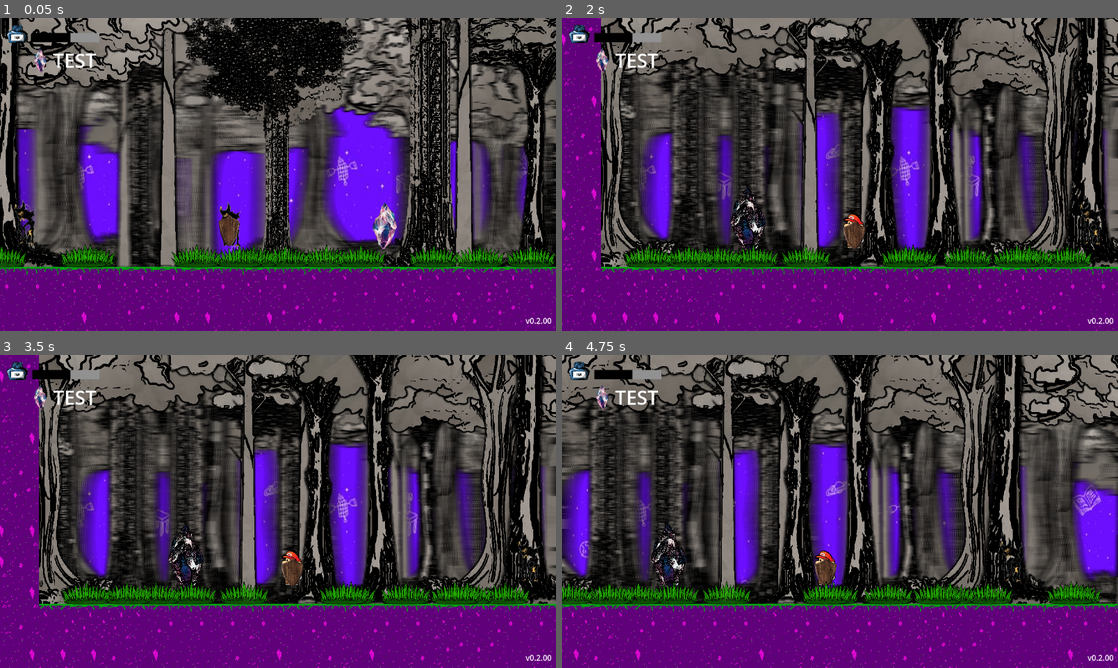
Above: before the commit, frames 1-4 (two rows, left to right).
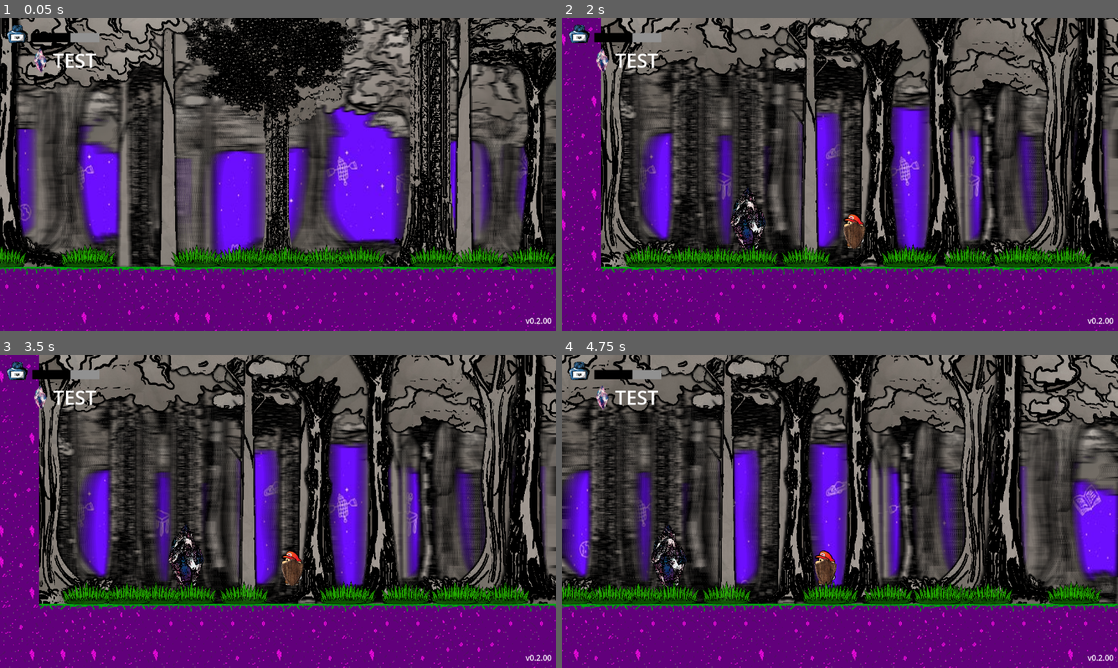
Above: after the commit, the same moments.

Repository: Jontaybr24/ShardsOfEikyo
Game: Godot game, scene res://Scenes/Levels/arena.tscn
Same seed, same stepped clock (60 frames per second), same inputs: the game is played once before the commit and once after it. Sound files missing from this copy of the repository are replaced by a short silence.
Inputs:
- Up to frame 1 (0.05 s): no input
- Up to frame 2 (2 s): tap Enter (confirm) at 0.5 s; hold A (attack) 0.53-1.28 s; hold Right (right) from 0.53 s (still down); tap Space (jump) at 0.77, 1.52 s; tap D (block) at 1.35 s
- Up to frame 3 (3.5 s): release Right (right) at 2.03 s; hold Left (left) 2.03-2.78 s; hold C (channel_hold) 2.03-2.78 s; hold Right (right) from 2.78 s (still down); tap Enter (confirm) at 2.85 s; tap Space (jump) at 3.02 s
- Up to frame 4 (4.75 s): hold Shift (dash) 3.53-4.28 s; tap Space (jump) at 3.77, 4.52 s; release Right (right) at 4.28 s; hold Left (left) from 4.28 s (still down); tap S (heal) at 4.35 s

The runs differ from the first frame. In frame 1, 1.0% of the frame differs, in the area x 2-72%, y 58-74%; in frame 2, 0.2%; in frame 3, 0.2%; in frame 4, 0.2%.
Error in both runs: Invalid access to property or key 'ELEMENTS' on a base object of type 'Nil'. (res://Scripts/naiko.gd:17)

Commit message:
started new spawning system, but enemies aren't where they're supposed to be

Diff:
--- a/Scenes/Enemies/enemy.tscn
+++ b/Scenes/Enemies/enemy.tscn
@@ -2,7 +2,7 @@
 
 [ext_resource type="Script" uid="uid://bxos1dxrcaecq" path="res://Scripts/Enemies/enemy.gd" id="1_haj6g"]
 [ext_resource type="Texture2D" uid="uid://bi5m0nhra6f01" path="res://Temp Assets/inkling.png" id="2_beuat"]
-[ext_resource type="Script" uid="uid://bxrow5r6qo6q0" path="res://Scripts/loot_entry.gd" id="2_pko3b"]
+[ext_resource type="Script" uid="uid://bxrow5r6qo6q0" path="res://Scripts/Collectables/loot_entry.gd" id="2_pko3b"]
 [ext_resource type="PackedScene" uid="uid://cg08bdjycug3k" path="res://Scenes/Collectables/ink_crystal.tscn" id="2_ycxl0"]
 [ext_resource type="PackedScene" uid="uid://pad4mnxfr5el" path="res://Scenes/Collectables/crystal_shard.tscn" id="4_53ao7"]
 [ext_resource type="Texture2D" uid="uid://bsryb5srthmqs" path="res://Temp Assets/ink.png" id="5_beuat"]
--- a/Scenes/Enemies/quick_inkling.tscn
+++ b/Scenes/Enemies/quick_inkling.tscn
@@ -1,7 +1,7 @@
 [gd_scene format=3 uid="uid://bd53ynllc0vex"]
 
 [ext_resource type="Script" uid="uid://cbwl6jppk3rcq" path="res://Scripts/Enemies/quick_inkling.gd" id="1_vffms"]
-[ext_resource type="Script" uid="uid://bxrow5r6qo6q0" path="res://Scripts/loot_entry.gd" id="2_55nwv"]
+[ext_resource type="Script" uid="uid://bxrow5r6qo6q0" path="res://Scripts/Collectables/loot_entry.gd" id="2_55nwv"]
 [ext_resource type="Texture2D" uid="uid://c5u7w332vcc3y" path="res://Temp Assets/speedster.png" id="2_daoxt"]
 [ext_resource type="PackedScene" uid="uid://cg08bdjycug3k" path="res://Scenes/Collectables/ink_crystal.tscn" id="2_udkui"]
 [ext_resource type="PackedScene" uid="uid://pad4mnxfr5el" path="res://Scenes/Collectables/crystal_shard.tscn" id="4_rbluy"]
--- a/Scenes/Enemies/shooter.tscn
+++ b/Scenes/Enemies/shooter.tscn
@@ -1,7 +1,7 @@
 [gd_scene format=3 uid="uid://c54walp1wq66d"]
 
 [ext_resource type="Script" uid="uid://eirtb0po2cvp" path="res://Scripts/Enemies/shooter.gd" id="1_em7em"]
-[ext_resource type="Script" uid="uid://bxrow5r6qo6q0" path="res://Scripts/loot_entry.gd" id="2_gw3vm"]
+[ext_resource type="Script" uid="uid://bxrow5r6qo6q0" path="res://Scripts/Collectables/loot_entry.gd" id="2_gw3vm"]
 [ext_resource type="Texture2D" uid="uid://q0ddc2f61u1k" path="res://Temp Assets/shard.png" id="2_n5ife"]
 [ext_resource type="Texture2D" uid="uid://bsibkr1lwtye" path="res://Temp Assets/Screenshot 2025-11-10 210536.png" id="3_flciy"]
 [ext_resource type="PackedScene" uid="uid://cg08bdjycug3k" path="res://Scenes/Collectables/ink_crystal.tscn" id="3_to03w"]
--- a/Scenes/Levels/arena.tscn
+++ b/Scenes/Levels/arena.tscn
@@ -7,11 +7,9 @@
 [ext_resource type="PackedScene" uid="uid://1yxwbn1lok2i" path="res://Scenes/naiko.tscn" id="4_54ufs"]
 [ext_resource type="Script" uid="uid://do05bsbviqpwu" path="res://Scripts/Gameplay/camera.gd" id="4_w8qsr"]
 [ext_resource type="PackedScene" uid="uid://dnmafchlweesy" path="res://Scenes/Scenery/parallax.tscn" id="7_i706s"]
-[ext_resource type="PackedScene" uid="uid://b3jkcmkg7ln00" path="res://Scenes/Enemies/enemy.tscn" id="8_f2xt7"]
-[ext_resource type="PackedScene" uid="uid://c54walp1wq66d" path="res://Scenes/Enemies/shooter.tscn" id="9_2ye47"]
 [ext_resource type="PackedScene" uid="uid://b641qljir7yua" path="res://Scenes/World Items/spawn_crystal.tscn" id="9_pfw2s"]
-[ext_resource type="PackedScene" uid="uid://bd53ynllc0vex" path="res://Scenes/Enemies/quick_inkling.tscn" id="10_70hmg"]
 [ext_resource type="PackedScene" uid="uid://c821ktuee67tw" path="res://Scenes/layer_holder.tscn" id="11_2ye47"]
+[ext_resource type="PackedScene" uid="uid://cvs3b2k8lut58" path="res://Scenes/spawn_point.tscn" id="13_vw7s7"]
 
 [sub_resource type="TileSetAtlasSource" id="TileSetAtlasSource_7fubs"]
 texture = ExtResource("1_54ufs")
@@ -145,25 +143,5 @@
 [node name="Checkpoint" parent="." unique_id=264271652 instance=ExtResource("9_pfw2s")]
 position = Vector2(-1870, -93)
 
-[node name="Enemy" parent="." unique_id=1836850152 instance=ExtResource("8_f2xt7")]
-position = Vector2(-1165, -76)
-
-[node name="Enemy2" parent="." unique_id=616443274 instance=ExtResource("8_f2xt7")]
-position = Vector2(-740, -72)
-armor = 20
-
-[node name="Shooter" parent="." unique_id=440473195 instance=ExtResource("9_2ye47")]
-position = Vector2(-417, -84)
-
-[node name="Enemy3" parent="." unique_id=98831997 instance=ExtResource("8_f2xt7")]
-position = Vector2(-40, -65)
-
-[node name="Enemy4" parent="." unique_id=1260377493 instance=ExtResource("8_f2xt7")]
-position = Vector2(344, -48)
-armor = 20
-
-[node name="Speedster" parent="." unique_id=1710381249 instance=ExtResource("10_70hmg")]
-position = Vector2(1750, -105)
-
-[node name="Shooter2" parent="." unique_id=2073294524 instance=ExtResource("9_2ye47")]
-position = Vector2(731, -81)
+[node name="Spawn Point" parent="." unique_id=283043255 instance=ExtResource("13_vw7s7")]
+position = Vector2(-1592, -167)
--- /dev/null
+++ b/Scenes/spawn_point.tscn
@@ -0,0 +1,26 @@
+[gd_scene format=3 uid="uid://cvs3b2k8lut58"]
+
+[ext_resource type="Script" uid="uid://cujnumdalk8su" path="res://spawn_point.gd" id="1_p0wmp"]
+[ext_resource type="Script" uid="uid://cat0iw4j2q2gc" path="res://Scripts/Entities/spawn_data.gd" id="2_udxm3"]
+[ext_resource type="PackedScene" uid="uid://b3jkcmkg7ln00" path="res://Scenes/Enemies/enemy.tscn" id="3_xc5ke"]
+[ext_resource type="PackedScene" uid="uid://c54walp1wq66d" path="res://Scenes/Enemies/shooter.tscn" id="4_nptss"]
+[ext_resource type="PackedScene" uid="uid://bd53ynllc0vex" path="res://Scenes/Enemies/quick_inkling.tscn" id="5_vyxcf"]
+
+[sub_resource type="Resource" id="Resource_pj1to"]
+script = ExtResource("2_udxm3")
+scene = ExtResource("3_xc5ke")
+metadata/_custom_type_script = "uid://cat0iw4j2q2gc"
+
+[sub_resource type="Resource" id="Resource_6iav0"]
+script = ExtResource("2_udxm3")
+scene = ExtResource("4_nptss")
+metadata/_custom_type_script = "uid://cat0iw4j2q2gc"
+
+[sub_resource type="Resource" id="Resource_im06o"]
+script = ExtResource("2_udxm3")
+scene = ExtResource("5_vyxcf")
+metadata/_custom_type_script = "uid://cat0iw4j2q2gc"
+
+[node name="Spawn Point" type="Node2D" unique_id=283043255]
+script = ExtResource("1_p0wmp")
+spawn_list = Array[ExtResource("2_udxm3")]([SubResource("Resource_pj1to"), SubResource("Resource_6iav0"), SubResource("Resource_im06o")])
--- a/Scenes/wall.tscn
+++ b/Scenes/wall.tscn
@@ -1,7 +1,7 @@
 [gd_scene format=3 uid="uid://b23d6lqjmpfik"]
 
 [ext_resource type="PackedScene" uid="uid://3khmnypklfmm" path="res://Scenes/Enemies/entity.tscn" id="1_0dv0i"]
-[ext_resource type="Script" uid="uid://bxrow5r6qo6q0" path="res://Scripts/loot_entry.gd" id="2_0xsiy"]
+[ext_resource type="Script" uid="uid://bxrow5r6qo6q0" path="res://Scripts/Collectables/loot_entry.gd" id="2_0xsiy"]
 [ext_resource type="PackedScene" uid="uid://w8g84mdk4jvc" path="res://Scenes/Collectables/medium_crystal_shard.tscn" id="3_g4b4r"]
 [ext_resource type="AudioStream" uid="uid://b44bd307qtdsc" path="res://Assets/Audio/ShardFX1.wav" id="4_18a63"]
 [ext_resource type="Texture2D" uid="uid://q0ddc2f61u1k" path="res://Temp Assets/shard.png" id="4_jp0x0"]
--- /dev/null
+++ b/Scripts/Entities/spawn_data.gd
@@ -0,0 +1,4 @@
+extends Resource
+class_name SpawnData
+
+@export var scene : PackedScene
--- /dev/null
+++ b/spawn_point.gd
@@ -0,0 +1,25 @@
+extends Node2D
+
+@export var spawn_list : Array[SpawnData]
+@export var spawn_timer = 1
+@export var spawncount = 5
+
+var timer = 0
+
+func _process(delta: float) -> void:
+	if timer > 0:
+		timer -= delta
+	else:
+		timer = spawn_timer
+		if spawncount > 0:
+			spawn()
+
+func spawn(wait = false):
+	if wait:
+		await get_tree().create_timer(spawn_timer).timeout
+	var enemy = spawn_list.pick_random()
+	var new_spawn = enemy.scene.instantiate()
+	new_spawn.position = global_position
+	print(new_spawn.position)
+	add_child(new_spawn)
+	spawncount -= 1
Renamed: Scripts/loot_entry.gd -> Scripts/Collectables/loot_entry.gd
